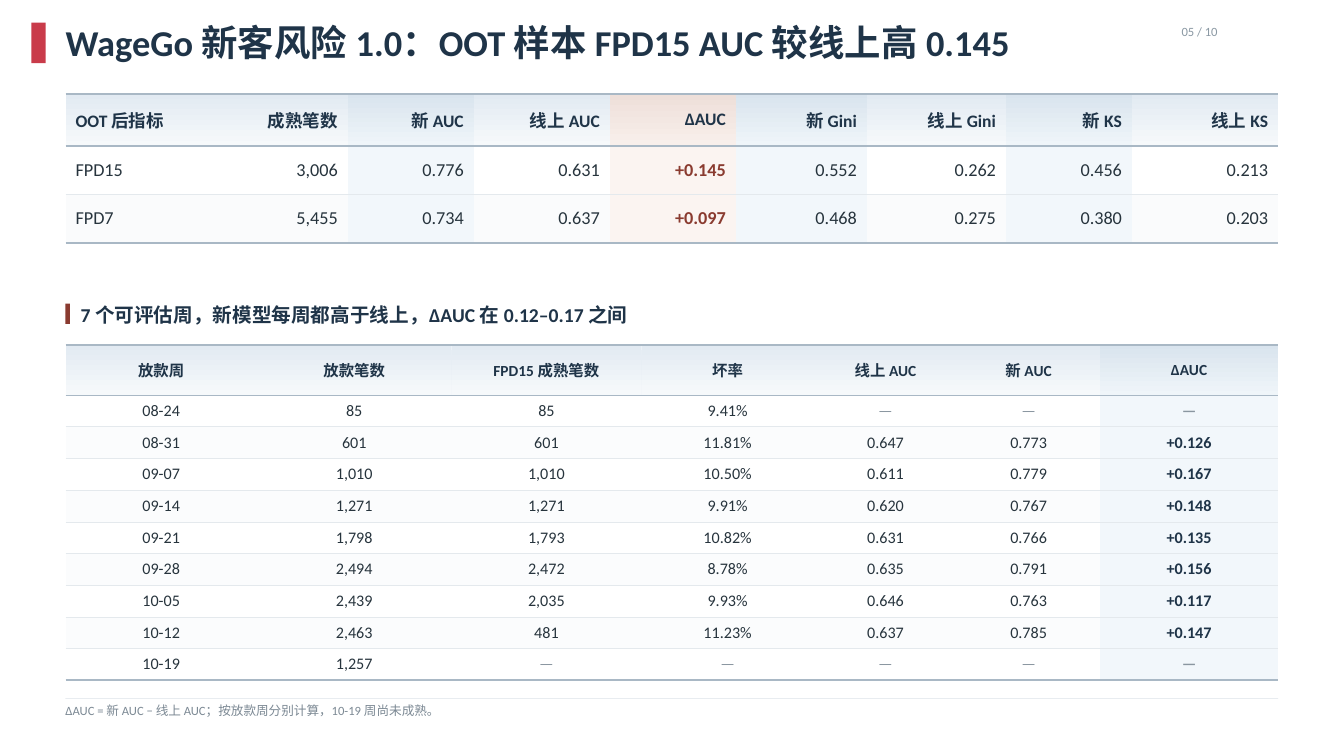
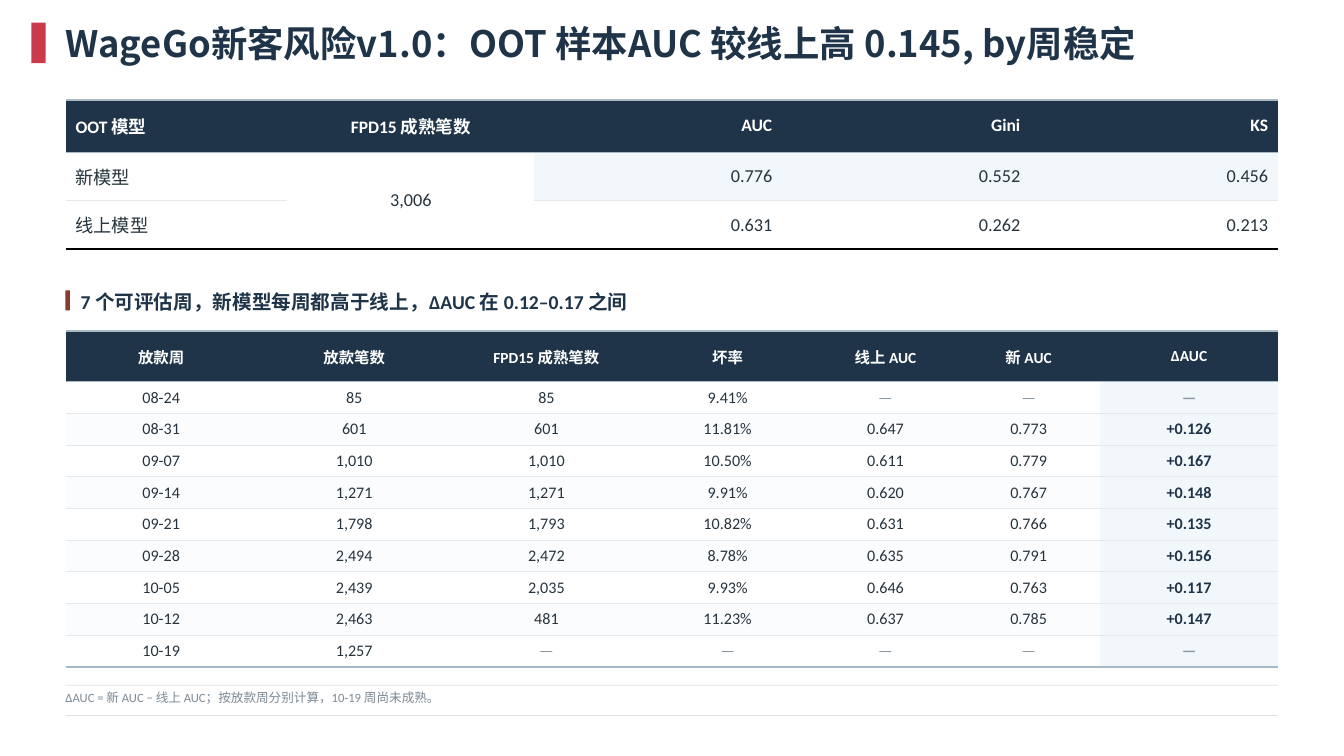
Before and after one commit to EliamZhang/Nov-MBR, a slide deck: slide 3 of model part_优化版_v2.pptx. Drawn at 1344x756 pixels with LibreOffice and Linux fonts; fonts in the diff are those of the drawing; background and template pictures are left out. Boxes give left, top, right and bottom in pixels: in the first picture for what was removed or moved away, otherwise in the second. Text is boxed around its words. In the diff, an @@ line names an element or a change of style, - is before the commit and + after.

Commit message:
Revise deck copy and tables: tweak Fundo titles, round maturity to 100%, restructure OOT and profile tables

```diff
--- a/model part_优化版_v2.pptx
+++ b/model part_优化版_v2.pptx
@@ text at bbox=[66, 25, 1136, 66]: text changed; font Calibri to Noto Sans CJK SC @@
-WageGo 新客风险 1.0：OOT 样本 FPD15 AUC 较线上高 0.145
+WageGo新客风险v1.0：OOT 样本AUC 较线上高 0.145, by周稳定
@@ text removed at bbox=[1182, 28, 1218, 36] @@
-05 / 10
@@ table at bbox=[66, 100, 1278, 249] @@
-column 1: OOT 后指标 | FPD15 | FPD7
-column 2: 成熟笔数 | 3,006 | 5,455
-column 3: 新 AUC | 0.776 | 0.734
-column 4: 线上 AUC | 0.631 | 0.637
-column 5: ΔAUC | +0.145 | +0.097
-column 6: 新 Gini | 0.552 | 0.468
-column 7: 线上 Gini | 0.262 | 0.275
-column 8: 新 KS | 0.456 | 0.380
-column 9: 线上 KS | 0.213 | 0.203
+column 1: OOT 模型 | 新模型 | 线上模型
+column 2: FPD15 成熟笔数 | 3,006 | 
+column 3: AUC | 0.776 | 0.631
+column 4: Gini | 0.552 | 0.262
+column 5: KS | 0.456 | 0.213
@@ table: place and size @@
-table at bbox=[66, 94, 1278, 243]
+table at bbox=[66, 100, 1278, 249]
@@ 2 texts, 1 table, 1 rectangle: place and size @@
-2 texts, 1 table, 1 rectangle at bbox=[65, 303, 1277, 717]
+2 texts, 1 table, 1 rectangle at bbox=[65, 290, 1277, 704]
@@ table at bbox=[66, 332, 1277, 667] @@
@@ fill gradient #E2EAF2 to #F6F9FB to #1F3448 in 6 cells @@
@@ fill gradient #D9E4EE to #EFF5F9 to #1F3448 in row 1, column 7 @@
@@ text colour #1F3448 to #FFFFFF in "放款周", "放款笔数", "FPD15 成熟笔数", "坏率" and 3 more places @@
@@ rectangle added at bbox=[66, 685, 1278, 686], fill #DCE3E8 @@
@@ rectangle: place and size @@
-rectangle at bbox=[66, 699, 1278, 700]
+rectangle at bbox=[66, 715, 1278, 716]
```
Also in this commit, not shown: 5 other slides changed.
